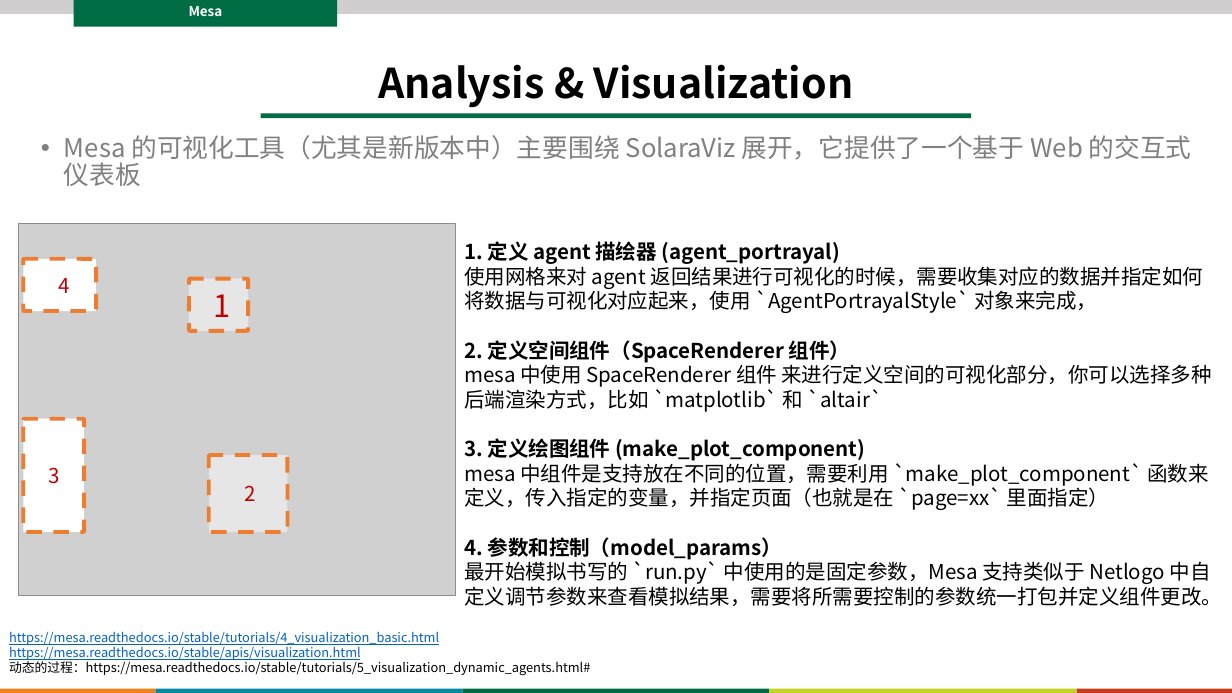
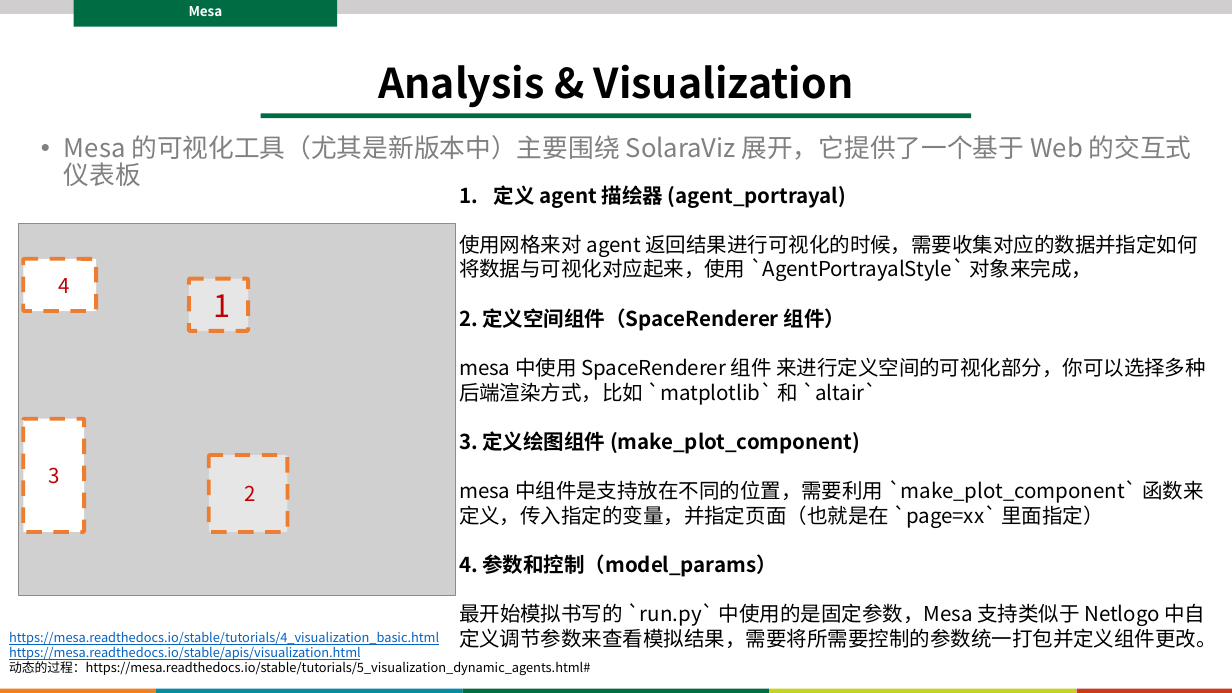
Before and after one commit to abmind-community/course-2025, a slide deck: slide 8 of lectures/lec01/lec01_1314_mesa_exercises.pptx (slide 7 before the commit). Drawn at 1232x693 pixels with LibreOffice and Linux fonts; fonts in the diff are those of the drawing; grey boxes stand for pictures. Boxes give left, top, right and bottom in pixels: in the first picture for what was removed or moved away, otherwise in the second. Text is boxed around its words. In the diff, an @@ line names an element or a change of style, - is before the commit and + after.

Commit message:
revision/more detailed homework and simple wolf-sheep model after finishing homework by myself

```diff
--- a/lectures/lec01/lec01_1314_mesa_exercises.pptx
+++ b/lectures/lec01/lec01_1314_mesa_exercises.pptx
@@ text "定义 agent 描绘器 (agent_portrayal)": place and size @@
-text "定义 agent 描绘器 (agent_portrayal)" at (464,241,1222,606)
+text "定义 agent 描绘器 (agent_portrayal)" at (459,185,1217,648)
@@ text at (494,185,846,208): text changed @@
-1. 定义 agent 描绘器 (agent_portrayal)
+1. 定义 agent 描绘器 (agent_portrayal)
```
Also in this commit, not shown: 5 other slides changed, 1 slide added, 3 other files.
